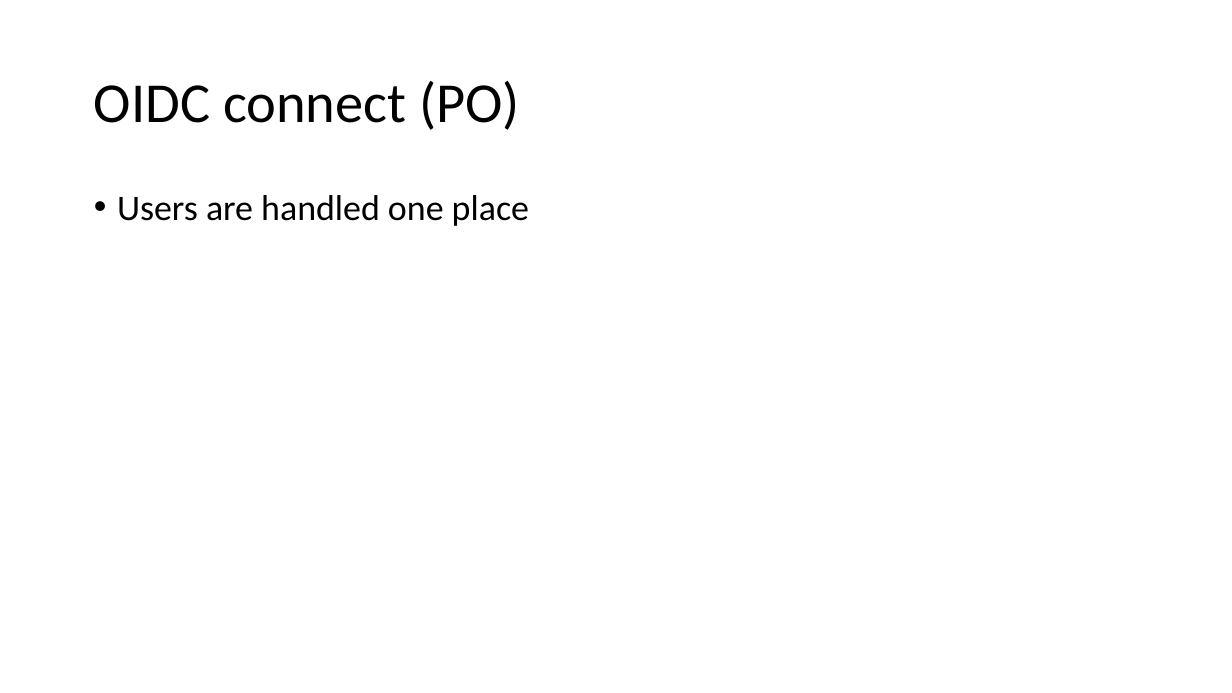
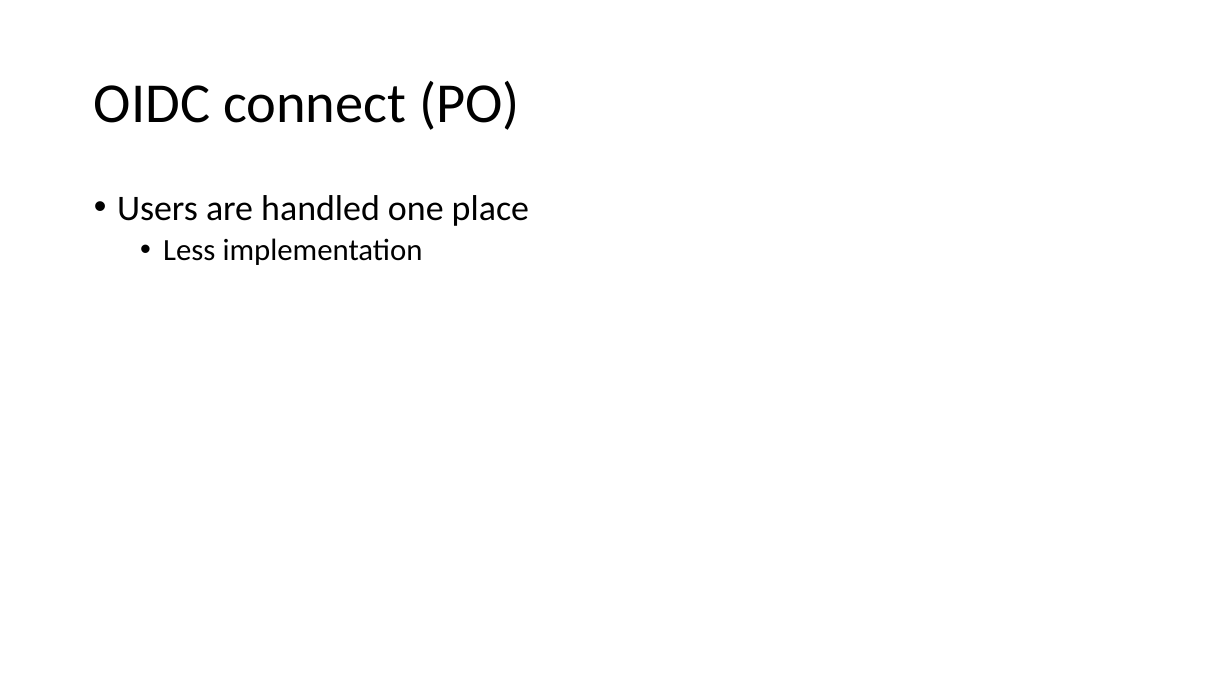
Before and after one commit to faester/booking, a slide deck: slide 8 of docs/presentation.pptx. Drawn at 1232x693 pixels with LibreOffice and Linux fonts; fonts in the diff are those of the drawing. Boxes give left, top, right and bottom in pixels: in the first picture for what was removed or moved away, otherwise in the second. Text is boxed around its words. In the diff, an @@ line names an element or a change of style, - is before the commit and + after.

```diff
--- a/docs/presentation.pptx
+++ b/docs/presentation.pptx
@@ text at [163,238,423,265]: paragraph added @@
+  • Less implementation
```
Also in this commit, not shown: 1 slide added, 2 other files.
